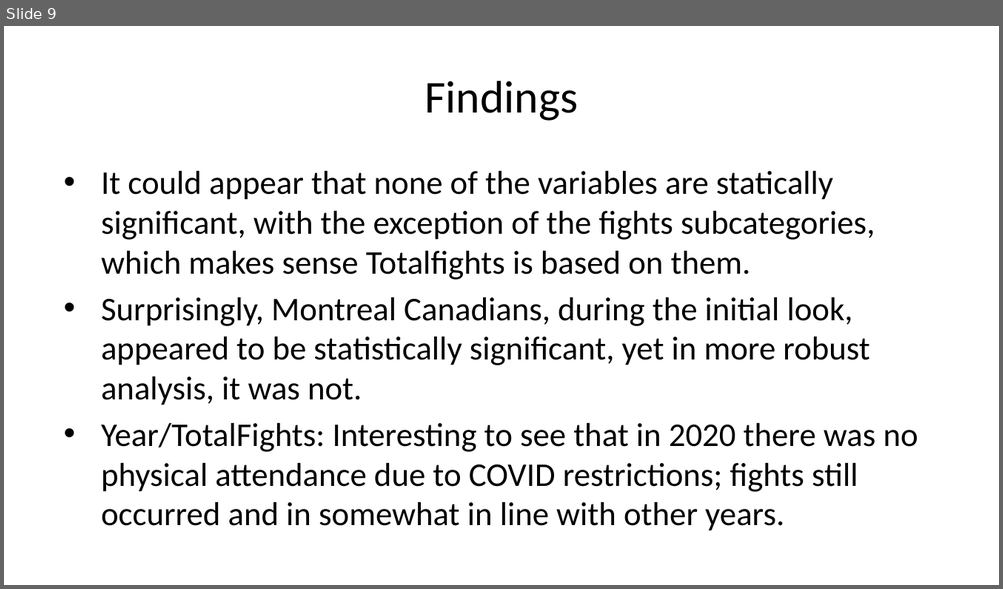
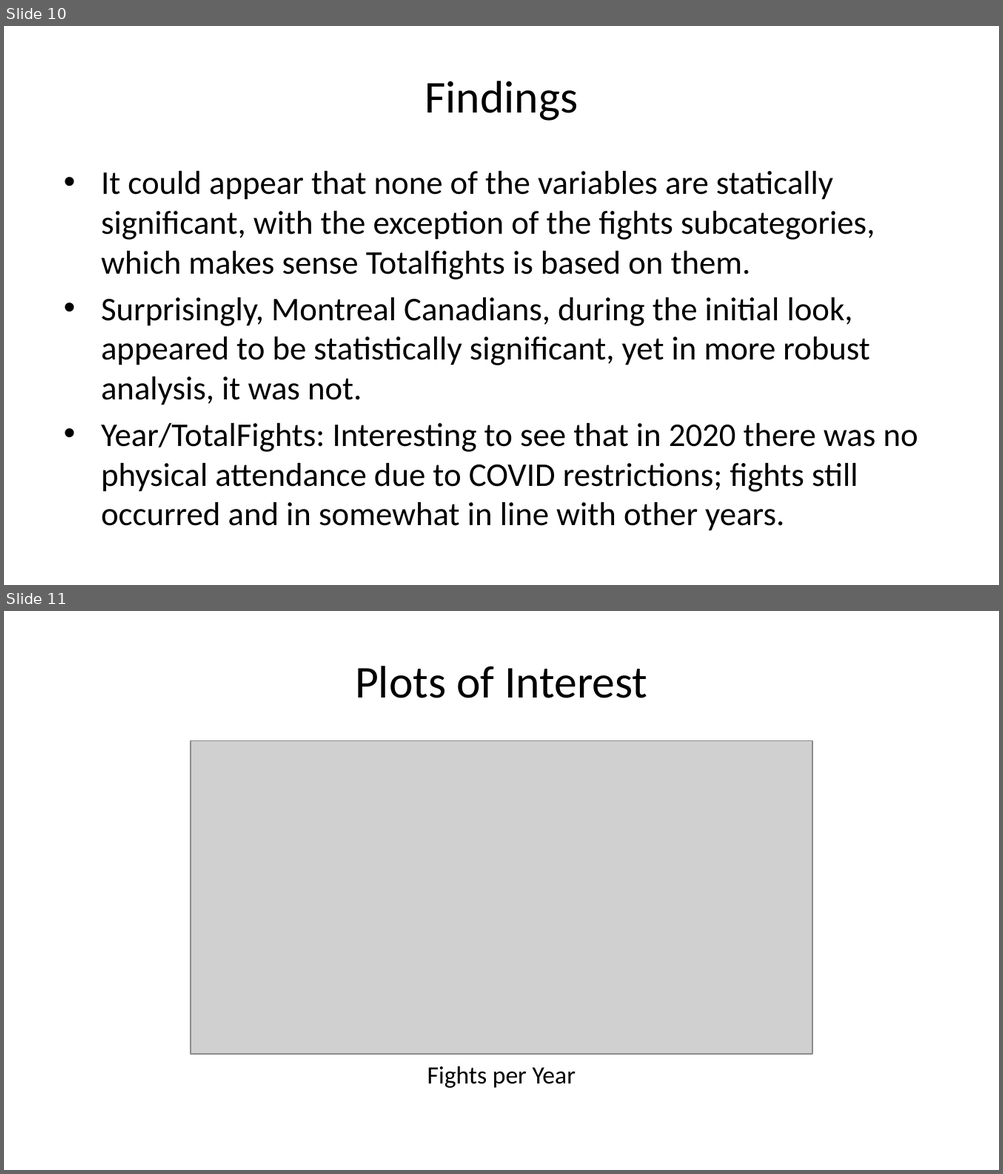
Before and after one commit to jason-nero/project-1, a slide deck: TermProject_Presentationv3.pptx. Shown one above the other, each under a label of ours: slide 9 before the commit, slides 10 and 11 after it. The pictures are 1003x589 and 1003x1174 pixels, drawn with LibreOffice and Linux fonts; fonts in the diff are those of the drawing; grey boxes stand for pictures. Boxes give left, top, right and bottom in pixels: in the first picture for what was removed or moved away, otherwise in the second. Text is boxed around its words. In the diff, an @@ line names an element or a change of style, - is before the commit and + after.

Commit message:
Plots added to presentation

```diff
--- a/TermProject_Presentationv3.pptx
+++ b/TermProject_Presentationv3.pptx
@@ slide 11 added at [4, 611, 999, 1170], background #FFFFFF @@
@@ title added at [355, 666, 647, 698], 33 pt, text #000000 @@
+Plots of Interest
@@ picture added at [191, 741, 813, 1054] @@
@@ text added at [427, 1066, 575, 1088], 18 pt, text #000000 @@
+Fights per Year
@@ what was slide 9 is now slide 10 @@
```
Also in this commit, not shown: 3 slides changed, 2 other slides added, 2 slides removed, 1 other file.
